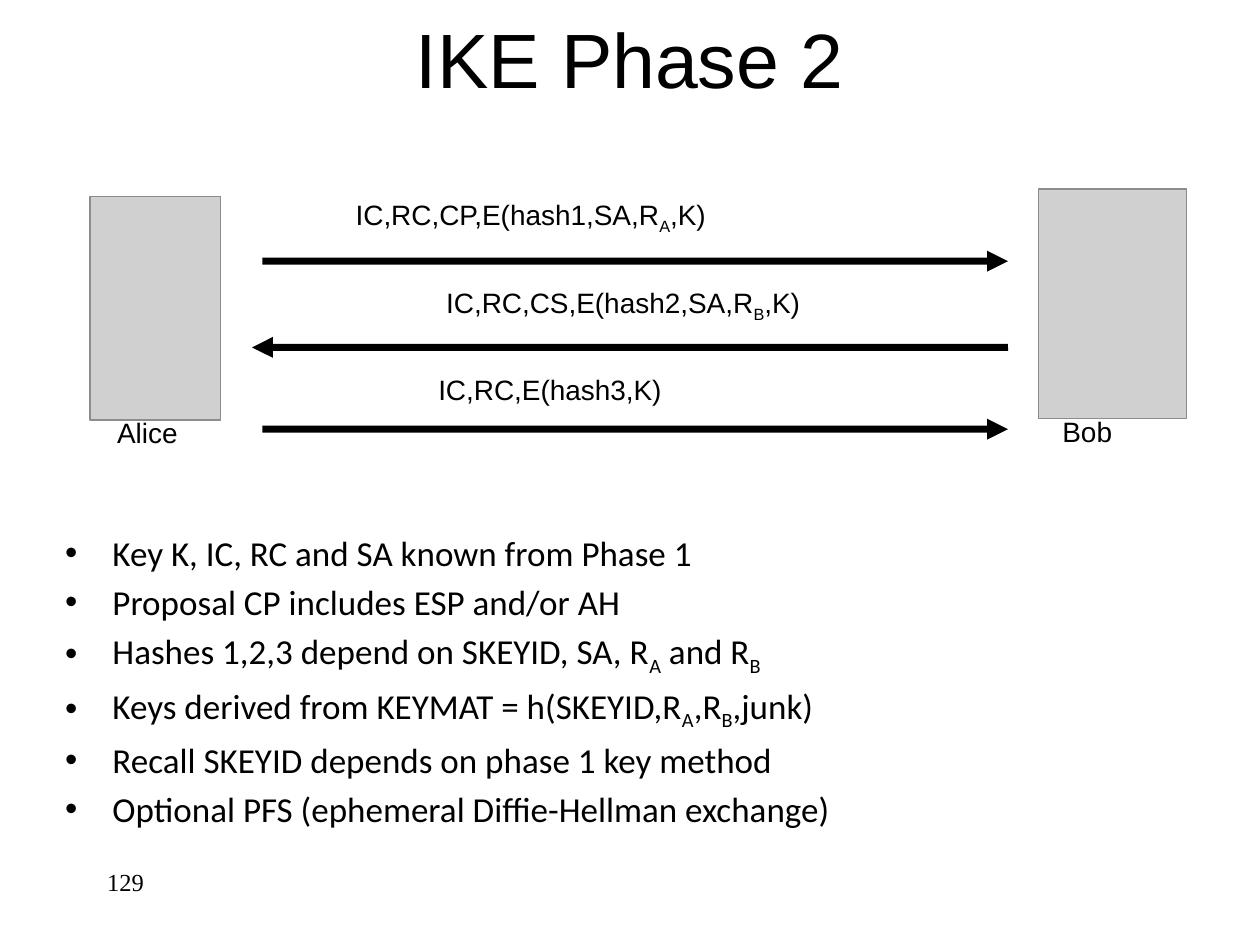
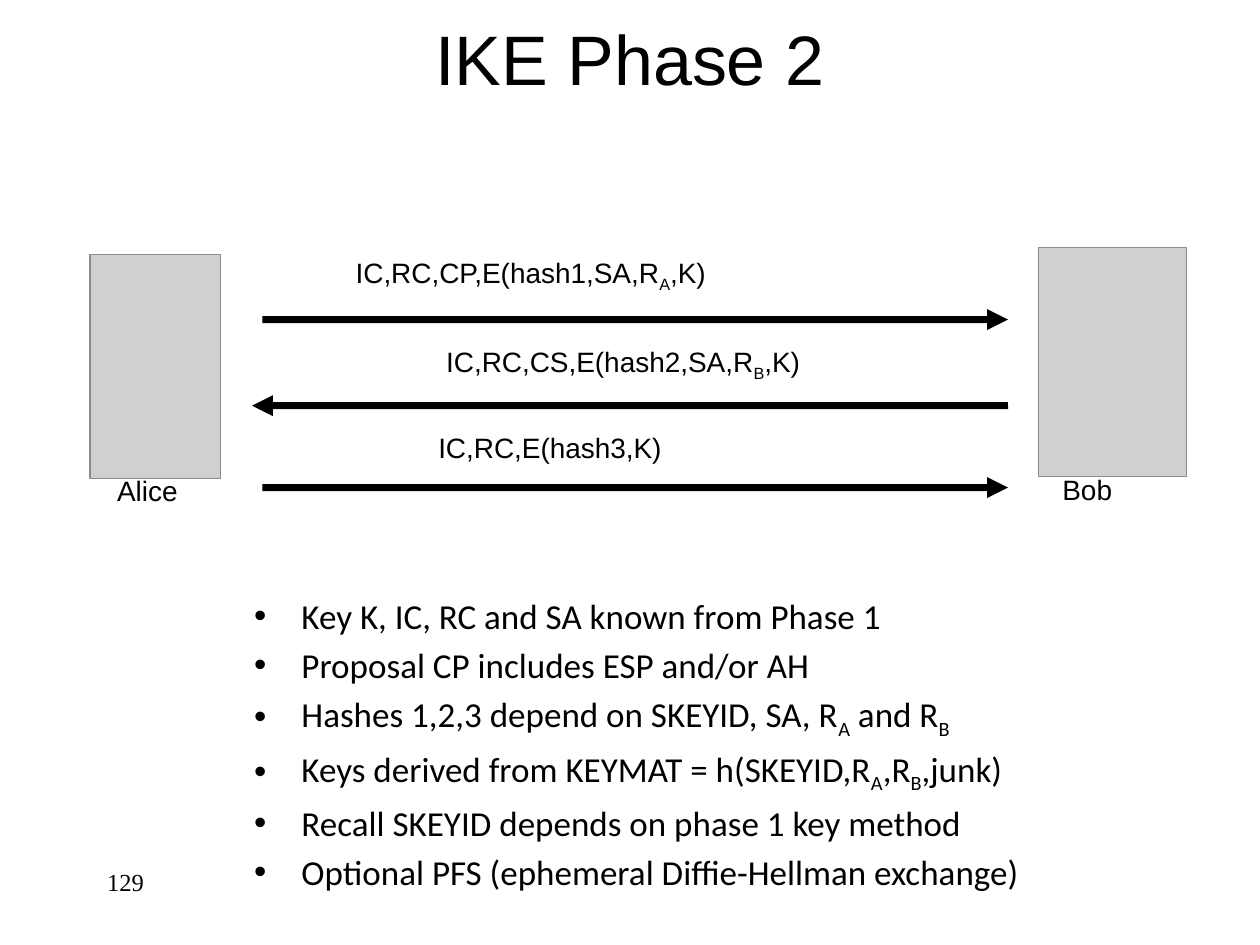
Before and after one commit to jlmucb/class_notes, a slide deck: slide 129 of BerkeleyClass/CS290Spring2013/Lectures/Cryptoclass9.pptx. Drawn at 1260x945 pixels with LibreOffice and Linux fonts; fonts in the diff are those of the drawing; grey boxes stand for pictures. Boxes give left, top, right and bottom in pixels: in the first picture for what was removed or moved away, otherwise in the second. Text is boxed around its words. In the diff, an @@ line names an element or a change of style, - is before the commit and + after.

```diff
--- a/BerkeleyClass/CS290Spring2013/Lectures/Cryptoclass9.pptx
+++ b/BerkeleyClass/CS290Spring2013/Lectures/Cryptoclass9.pptx
@@ title "IKE Phase 2" at <box>436,34,824,86</box>: size 44 to 40 pt @@
@@ text "IC,RC,CP,E(hash1,SA,RA,K)": place and size @@
-text "IC,RC,CP,E(hash1,SA,RA,K)" at <box>356,204,706,230</box>
+text "IC,RC,CP,E(hash1,SA,RA,K)" at <box>356,262,706,289</box>
@@ 3 texts, 3 arrows, 2 pictures: place and size @@
-3 texts, 3 arrows, 2 pictures at <box>91,189,1187,443</box>
+3 texts, 3 arrows, 2 pictures at <box>91,247,1187,501</box>
@@ text "Alice": place and size @@
-text "Alice" at <box>117,422,177,444</box>
+text "Alice" at <box>117,480,177,502</box>
@@ text "Key K, IC, RC and ...": place and size @@
-text "Key K, IC, RC and ..." at <box>112,541,829,828</box>
+text "Key K, IC, RC and ..." at <box>301,604,1018,891</box>
```
Also in this commit, not shown: 86 other slides changed, 1 other file.
